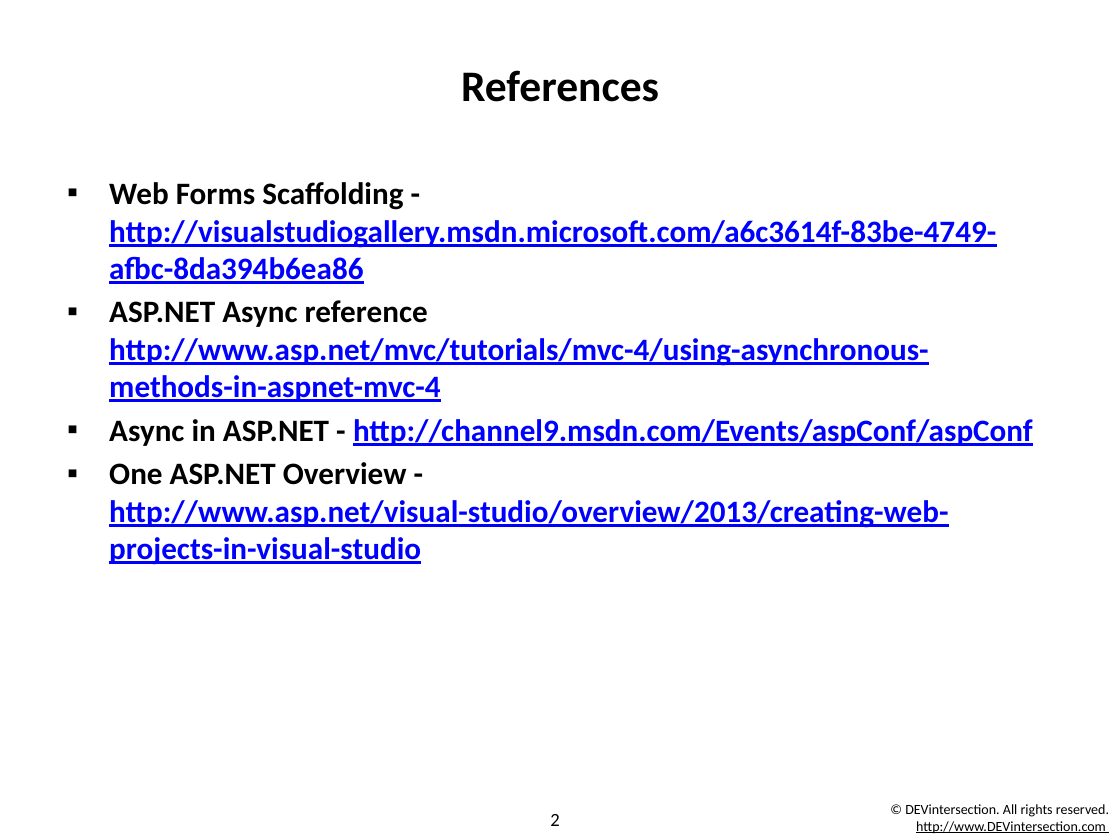
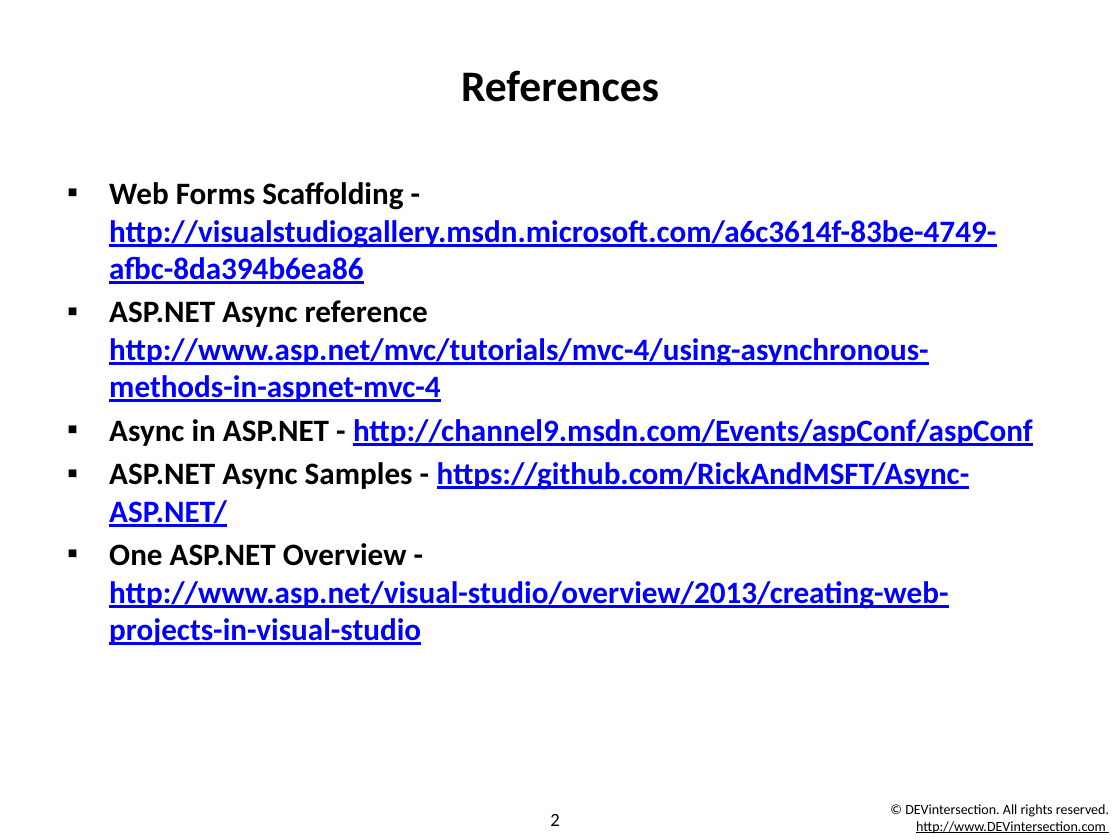
Before and after one commit to sayedihashimi/devintersection2014-sayedha, a slide deck: slide 2 of DEVintersection2014-WebForms-and-async-SayedHa.pptx. Drawn at 1120x840 pixels with LibreOffice and Linux fonts; fonts in the diff are those of the drawing; background and template pictures are left out. Boxes give left, top, right and bottom in pixels: in the first picture for what was removed or moved away, otherwise in the second. Text is boxed around its words. In the diff, an @@ line names an element or a change of style, - is before the commit and + after.

```diff
--- a/DEVintersection2014-WebForms-and-async-SayedHa.pptx
+++ b/DEVintersection2014-WebForms-and-async-SayedHa.pptx
@@ text at box(109, 462, 970, 527): paragraph added @@
+▪ ASP.NET Async Samples - https://github.com/RickAndMSFT/Async-ASP.NET/
```
Also in this commit, not shown: 1 slide added, 3 other files.
